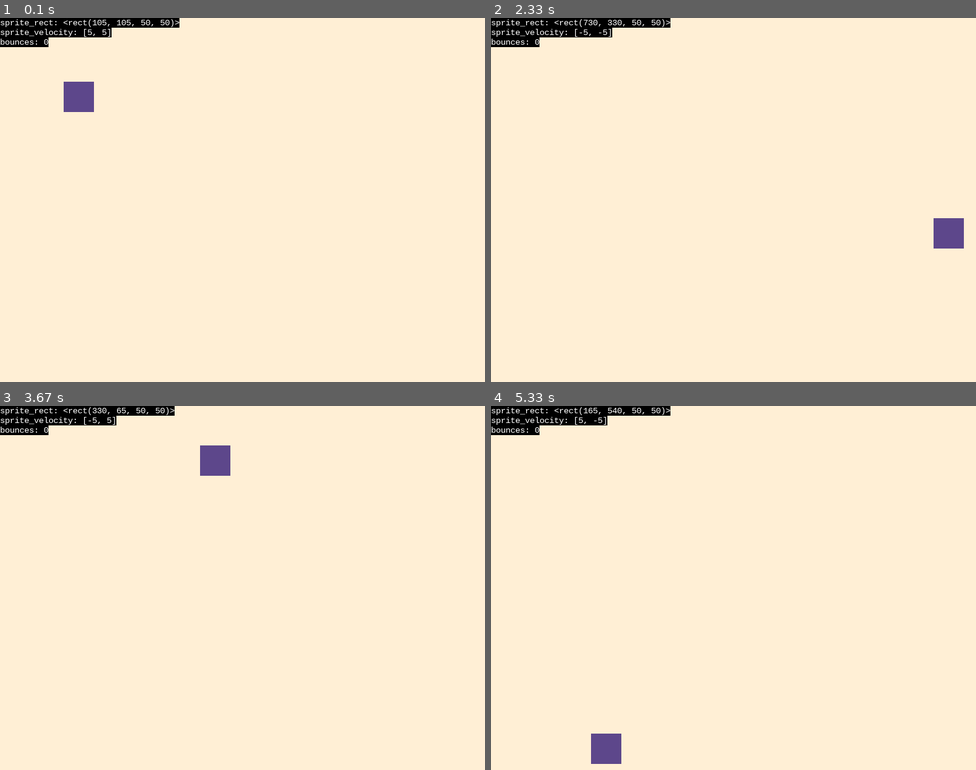
Above: before the commit, frames 1-4 (two rows, left to right).
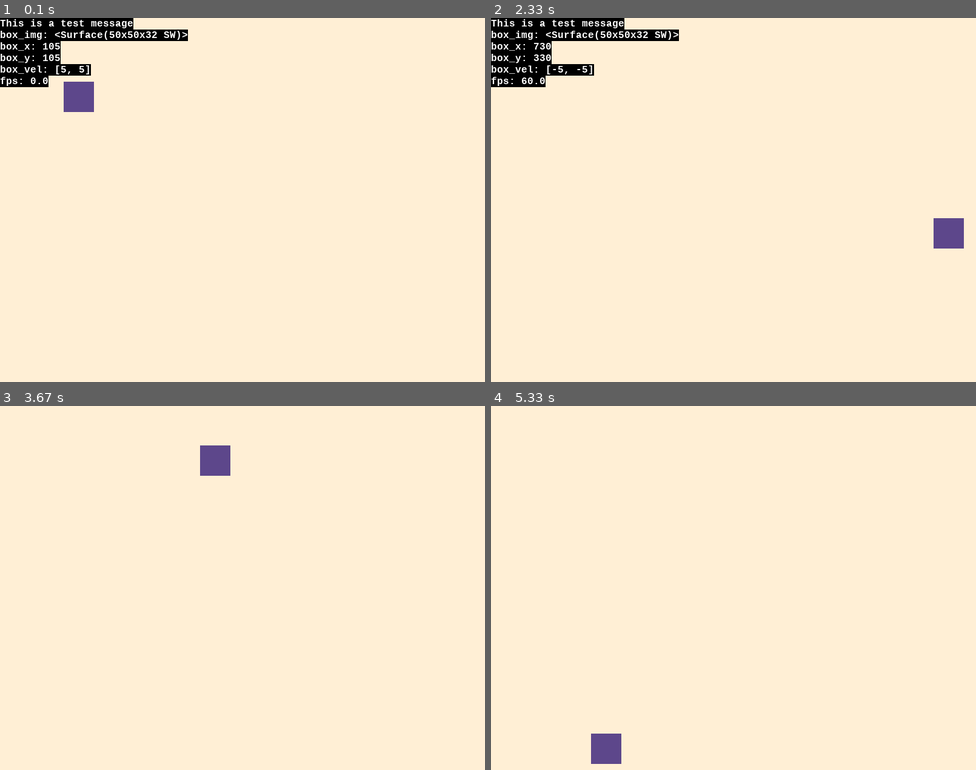
Above: after the commit, the same moments.

Repository: joshjaysalazar/pygame-utility-pack
Game: pygame game, started from examples/debug_example.py
Two runs of this game, one before a commit and one after it. Both use one fixed random seed, a clock stepped at 60 frames per second and the inputs below.
Inputs:
- Up to frame 1 (0.1 s): no input
- Up to frame 2 (2.33 s): tap V at 0.33 s; hold V 1.67-2.13 s
- Up to frame 3 (3.67 s): tap V at 3.17 s
- Up to frame 4 (5.33 s): no input

The runs differ from the first frame. In frame 1, 3.0% of the frame differs, in the area x 0-39%, y 0-19%; in frame 2, 3.1%; in frame 3, 1.9%; in frame 4, 1.9%.

Commit message:
Moved drawing logic and added visibility toggle

Diff:
--- a/examples/debug_example.py
+++ b/examples/debug_example.py
@@ -33,25 +33,12 @@
         # Initialize DebugOverlay
         self.debug = DebugOverlay(self.screen)
 
-        # Set custom font and font size for debug text
-        self.debug.set_font('Consolas', 16)
-
-        # Enable background for debug text
-        self.debug.enable_background()
-
         # Create a Box instance
         self.sprite = Box(100, 100, 5, 5, 50, 50, "mediumpurple4")
 
-        # Add sprite's position and velocity to the debug overlay
-        self.debug.add_variables(
-            sprite_rect=self.sprite.rect,
-            sprite_velocity=self.sprite.velocity,
-            bounces=self.sprite.bounces
-        )
-
     def run(self):
         """
-        Runs the game.
+        Runs the game. The V key toggles the debug overlay.
 
         :returns: None
         """
@@ -60,9 +47,15 @@
         while True:
             # Event loop
             for event in pygame.event.get():
+                # Check for quit event
                 if event.type == pygame.QUIT:
                     pygame.quit()
                     sys.exit()
+
+                # Check for V key press, toggle debug visibility if pressed
+                if event.type == pygame.KEYDOWN and event.key == pygame.K_v:
+                    # Toggle the debug overlay
+                    self.debug.visible = not self.debug.visible
 
             # Draw background
             self.screen.fill("papayawhip")
@@ -72,7 +65,14 @@
             self.screen.blit(self.sprite.image, self.sprite.rect)
 
             # Draw debug overlay
-            self.debug.draw()
+            self.debug.draw(
+                "This is a test message",
+                box_img=self.sprite.image,
+                box_x=self.sprite.rect.x,
+                box_y=self.sprite.rect.y,
+                box_vel=self.sprite.velocity,
+                fps=round(self.clock.get_fps(), 2)
+            )
 
             # Update the display and limit the framerate
             pygame.display.flip()
@@ -125,9 +125,6 @@
         # Set the sprite's velocity using a Vector2
         self.velocity = pygame.math.Vector2(x_vel, y_vel)
 
-        # Variable to keep track of how many times the sprite has bounced
-        self.bounces = 0
-
     def update(self):
         """
         Updates the sprite's position.
@@ -141,19 +138,15 @@
         if self.rect.left < 0:
             self.rect.left = 0
             self.velocity.x = -self.velocity.x
-            self.bounces += 1
         elif self.rect.right > SCREEN_WIDTH:
             self.rect.right = SCREEN_WIDTH
             self.velocity.x = -self.velocity.x
-            self.bounces += 1
         if self.rect.top < 0:
             self.rect.top = 0
             self.velocity.y = -self.velocity.y
-            self.bounces += 1
         elif self.rect.bottom > SCREEN_HEIGHT:
             self.rect.bottom = SCREEN_HEIGHT
             self.velocity.y = -self.velocity.y
-            self.bounces += 1
 
 
 # Create the game object and run it
--- a/pygame_utility_pack/debug/debug_overlay.py
+++ b/pygame_utility_pack/debug/debug_overlay.py
@@ -24,40 +24,17 @@
         # Default font for the DebugOverlay
         self.font = pygame.font.SysFont('Courier New', 16, bold=True)
 
-        # Dictionary to track variables to display on the overlay
-        self.variables = {}
+        # Flag indicating whether the DebugOverlay is visible
+        self.visible = True
 
         # Flag indicating whether to draw a background
-        self.background_enabled = False
+        self.background_enabled = True
 
         # Surface used to draw the DebugOverlay, set to the size of the screen
         self.overlay_surface = pygame.Surface(
             pygame.display.get_surface().get_size(),
             pygame.SRCALPHA
         )
-
-    def add_variables(self, **kwargs):
-        """
-        Adds the given variables to the DebugOverlay.
-
-        :param kwargs: the variables to add
-        :returns: None
-        """
-
-        for key, value in kwargs.items():
-            self.variables[key] = value
-
-    def remove_variables(self, *args):
-        """
-        Removes the specified variables from the DebugOverlay.
-
-        :param args: the names of the variables to remove
-        :returns: None
-        """
-
-        for var_name in args:
-            if var_name in self.variables:
-                del self.variables[var_name]
 
     def set_font(self, name='Courier New', size=14, bold=False, italic=False):
         """
@@ -84,30 +61,50 @@
         # Set the font
         self.font = pygame.font.SysFont(name, size, bold, italic)
 
-    def enable_background(self):
+    def toggle_visible(self, enabled=None):
         """
-        Enables the background for the DebugOverlay.
+        Toggles the visibility of the DebugOverlay.
 
+        :param enabled: whether to enable the overlay (default None)
+        :type enabled: bool
         :returns: None
         """
 
-        self.background_enabled = True
+        # Toggle the visibility if enabled is None, or set it to the given value
+        if enabled is None:
+            self.visible = not self.visible
+        else:
+            self.visible = enabled
 
-    def disable_background(self):
+    def toggle_background(self, enabled=None):
         """
-        Disables the background for the DebugOverlay.
+        Toggles the background for the DebugOverlay.
 
+        :param enabled: whether to enable the background (default None)
+        :type enabled: bool
         :returns: None
         """
 
-        self.background_enabled = False
+        # Toggle the background if enabled is None, or set it to the given value
+        if enabled is None:
+            self.background_enabled = not self.background_enabled
+        else:
+            self.background_enabled = enabled
 
-    def draw(self):
+    def draw(self, *messages, **variables):
         """
         Draws the DebugOverlay on the Pygame screen.
 
+        :param messages: the messages to display on the overlay
+        :type messages: any
+        :param variables: the variables to display on the overlay
+        :type variables: any
         :returns: None
         """
+
+        # Return if the overlay is not visible
+        if not self.visible:
+            return
 
         # Clear the overlay surface
         self.overlay_surface.fill((0, 0, 0, 0))
@@ -115,8 +112,23 @@
         # Track the y offset for each line of text
         y_offset = 0
 
+        # Draw each message on the overlay surface
+        for message in messages:
+            text = self.font.render(message, True, "white")
+
+            # Draw a background for the text if enabled
+            if self.background_enabled:
+                text_rect = text.get_rect()
+                x, y = text_rect.left, text_rect.top + y_offset
+                w, h = text_rect.width, text_rect.height
+                pygame.draw.rect(self.overlay_surface, "black", (x, y, w, h))
+
+            # Draw the text on the overlay surface
+            self.overlay_surface.blit(text, (0, y_offset))
+            y_offset += self.font.get_linesize()
+
         # Draw each variable on the overlay surface
-        for var_name, value in self.variables.items():
+        for var_name, value in variables.items():
             text = self.font.render(f"{var_name}: {value}", True, "white")
 
             # Draw a background for the text if enabled
